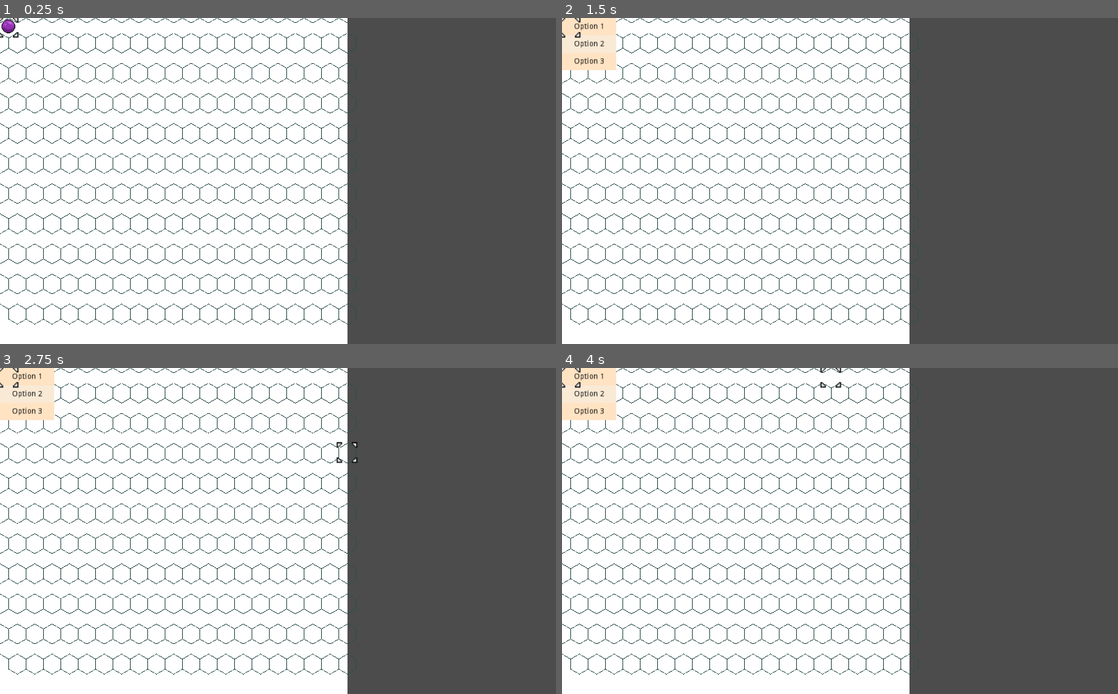
Above: before the commit, frames 1-4 (two rows, left to right).
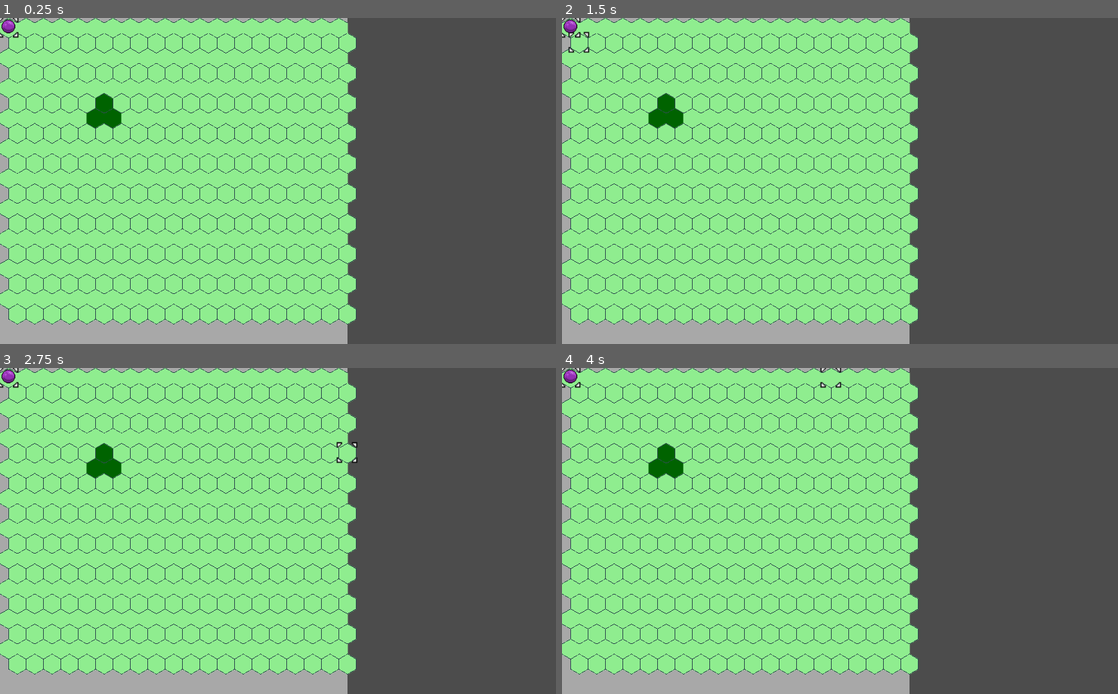
Above: after the commit, the same moments.

Repository: DaveRendell/gridcursor
Game: Godot game, scene res://TestHexWorld.tscn
Two runs of this game, one before a commit and one after it. Both use one fixed random seed, a clock stepped at 60 frames per second and the inputs below. This scene is started directly instead of the project's main scene.
Inputs (mouse positions are in pixels of both pictures, inside the frame that each line leads up to):
- Up to frame 1 (0.25 s): no input
- Up to frame 2 (1.5 s): tap Enter (ui_accept) at 0.5, 0.77, 1.25 s; move the mouse to (962, 164) at 0.52 s; hold Right (ui_right) 0.53-1.28 s; click (962, 164) at 0.67 s; move the mouse to (728, 197) at 1.27 s; hold Down (ui_down) from 1.28 s (still down); click (728, 197) at 1.42 s
- Up to frame 3 (2.75 s): tap Enter (ui_accept) at 1.52 s; move the mouse to (333, 459) at 2.02 s; release Down (ui_down) at 2.03 s; hold Right (ui_right) from 2.03 s (still down); click (333, 459) at 2.17 s
- Up to frame 4 (4 s): move the mouse to (812, 596) at 2.77 s; release Right (ui_right) at 2.78 s; hold Up (ui_up) 2.78-3.53 s; click (812, 596) at 2.92 s; tap Enter (ui_accept) at 3.02, 3.77 s; move the mouse to (1006, 579) at 3.52 s; hold Left (ui_left) from 3.53 s (still down); click (1006, 579) at 3.67 s

The runs differ from the first frame. In frame 1, 60% of the frame differs, in the area x 0-65%, y 0-100%; in frame 2, 60%; in frame 3, 60%; in frame 4, 60%.
Error after the commit: Invalid type in function 'draw_colored_polygon' in base 'Node2D (Menu.gd)'. Cannot convert argument 1 from Nil to PoolVector2Array. (res://Menu.gd:36)

Commit message:
Draw terrain

Diff:
--- a/Grid.gd
+++ b/Grid.gd
@@ -5,6 +5,9 @@
 export var grid_size: int = 32
 export var grid_width: int = 20
 export var grid_height: int = 20
+
+var terrain_grid: Array
+var highlights: Array = []
 
 # Cursor properties
 export var active = true
@@ -24,8 +27,26 @@
 
 # Called when the node enters the scene tree for the first time.
 func _ready():
+
+	terrain_grid = empty_grid(0)
+	terrain_grid[5][5] = 2
+	terrain_grid[5][6] = 2
+	terrain_grid[6][6] = 2
+
+	draw_colored_polygon(cell_corners(5, 5), Color.purple)
 	draw_grid()
 	draw_nodes()
+
+func empty_grid(value = null):
+	var grid = []
+	grid.resize(grid_width)
+	for i in grid_width:
+		var col = []
+		col.resize(grid_height)
+		for j in grid_height:
+			col[j] = value
+		grid[i] = col
+	return grid
 
 # Called every frame. 'delta' is the elapsed time since the previous frame.
 func _process(delta):
@@ -47,17 +68,38 @@
 func draw_grid():
 	push_error("Implement draw_grid in inheriting scene")
 
+func _draw():
+	for i in grid_width:
+		for j in grid_height:
+			var terrain = terrain_grid[i][j]
+			var colour: Color = Color.black
+			if terrain == 0:
+				colour = Color.lightgreen
+			if terrain == 2:
+				colour = Color.darkgreen
+			draw_colored_polygon(cell_corners(i, j), colour, PoolVector2Array(), null, null, true)
+	for highlight in highlights:
+		var x = highlight[0]
+		var y = highlight[1]
+		var colour = highlight[2]
+		colour.a = 0.3
+		draw_colored_polygon(cell_corners(x, y), colour, PoolVector2Array(), null, null, true)
+
 func set_position_to_mouse_cursor():
 	var mouse_relative_position = get_global_mouse_position() - global_position
 	var coords = coordinates_from_position(mouse_relative_position)
 	cursor_x = coords[0]
 	cursor_y = coords[1]
 
-func add_highlight(x: int, y: int, color: Color):
-	push_error("Implement add_highlight in inheriting scene")
+func add_highlight(x: int, y: int, colour: Color):
+	highlights.append([x, y, colour])
+	update()
 
 func get_adjacent_cells(x: int, y: int):
 	push_error("Implement get_adjacent_cells in inheriting scene")
+
+func cell_corners(x: int, y: int):
+	push_error("Implement cell_corners in inheriting scene")
 
 func node_array():
 	var output = []
@@ -124,8 +166,8 @@
 					node.select(self)
 
 func clear_highlights():
-	for highlight in $Highlights.get_children():
-		highlight.queue_free()
+	highlights = []
+	update()
 
 # QQ
 func add_grid_node(node):
@@ -140,7 +182,6 @@
 		var grid_node = (node as GridNode)
 		node.position = position_from_coordinates(grid_node.x, grid_node.y)
 
-
 # Signals
 func _on_Background_mouse_entered():
 	mouse_in_grid = true
--- a/Grid.tscn
+++ b/Grid.tscn
@@ -18,6 +18,7 @@
 [node name="Background" type="ColorRect" parent="."]
 margin_right = 32.0
 margin_bottom = 32.0
+color = Color( 1, 1, 1, 0 )
 
 [node name="Cursor" type="AnimatedSprite" parent="."]
 scale = Vector2( 2, 2 )
@@ -35,9 +36,6 @@
 
 [node name="GridNodes" type="Node" parent="."]
 
-[node name="Highlights" type="Node2D" parent="."]
-show_behind_parent = true
-
 [connection signal="mouse_entered" from="Background" to="." method="_on_Background_mouse_entered"]
 [connection signal="mouse_exited" from="Background" to="." method="_on_Background_mouse_exited"]
 [connection signal="timeout" from="Cursor/ScrollStartTimer" to="." method="_on_ScrollStartTimer_timeout"]
--- a/HexGrid.gd
+++ b/HexGrid.gd
@@ -59,14 +59,16 @@
 			output.append(neighbour)
 	return output
 
-func add_highlight(x: int, y: int, color: Color):
-	var r = ColorRect.new()
-	r.rect_position = position_from_coordinates(x, y)
-	r.rect_size = Vector2(grid_size, grid_size)
-	r.color = color
-	r.show_behind_parent = true
-	r.mouse_filter = Control.MOUSE_FILTER_IGNORE
-	$Highlights.add_child(r)
+func cell_corners(x: int, y: int):
+	var start = position_from_coordinates(x, y) + Vector2(0.5 * grid_size, 0)
+	return PoolVector2Array([
+		start,
+		start + Vector2(0.5 * grid_size, 0.5 * hex_size),
+		start + Vector2(0.5 * grid_size, 1.5 * hex_size),
+		start + Vector2(0, 2.0 * hex_size),
+		start + Vector2(-0.5 * grid_size, 1.5 * hex_size),
+		start + Vector2(-0.5 * grid_size, 0.5 * hex_size)
+	])
 
 # https://www.redblobgames.com/grids/hexagons/
 func cube_to_offset(q, r, s):
--- a/HexGrid.tscn
+++ b/HexGrid.tscn
@@ -9,6 +9,9 @@
 
 [node name="Background" parent="." index="0"]
 show_behind_parent = true
+color = Color( 1, 1, 1, 0.513726 )
 
-[node name="Unit" parent="GridNodes" index="3" instance=ExtResource( 3 )]
-team = 0
+[node name="Unit" parent="GridNodes" index="0" instance=ExtResource( 3 )]
+
+[node name="Highlights" parent="." index="3"]
+show_behind_parent = false
--- a/SquareGrid.gd
+++ b/SquareGrid.gd
@@ -32,15 +32,6 @@
 		line.add_point(Vector2(width, offset))
 		add_child(line)
 
-func add_highlight(x: int, y: int, color: Color):
-	var r = ColorRect.new()
-	r.rect_position = position_from_coordinates(x, y)
-	r.rect_size = Vector2(grid_size, grid_size)
-	r.color = color
-	r.show_behind_parent = true
-	r.mouse_filter = Control.MOUSE_FILTER_IGNORE
-	$Highlights.add_child(r)
-
 func get_adjacent_cells(x: int, y: int):
 	var output = []
 	if (y - 1) >= 0:
@@ -52,3 +43,12 @@
 	if (x + 1) < grid_width:
 		output.append([x + 1, y])
 	return output
+
+func cell_corners(x: int, y: int):
+	var start = position_from_coordinates(x, y)
+	return PoolVector2Array([
+		start,
+		start + Vector2(grid_size, 0),
+		start + Vector2(grid_size, grid_size),
+		start + Vector2(0, grid_size)
+	])
--- a/SquareGrid.tscn
+++ b/SquareGrid.tscn
@@ -9,6 +9,9 @@
 
 [node name="Background" parent="." index="0"]
 show_behind_parent = true
+
+[node name="Cursor" parent="." index="1"]
+frame = 1
 
 [node name="Unit" parent="GridNodes" index="0" instance=ExtResource( 4 )]
 x = 8
--- /dev/null
+++ b/terrain.json
@@ -0,0 +1,32 @@
+[
+  {
+    "name": "plains",
+    "movement": {
+      "foot": 1,
+      "wheel": 2,
+      "fly": 1
+    }
+  },
+  {
+    "name": "road",
+    "movement": {
+      "foot": 1,
+      "wheel": 1,
+      "fly": 1
+    }
+  },
+  {
+    "name": "forest",
+    "movement": {
+      "foot": 2,
+      "wheel": 3,
+      "fly": 1
+    }
+  },
+  {
+    "name": "sea",
+    "movement": {
+      "fly": 1
+    }
+  }
+]
